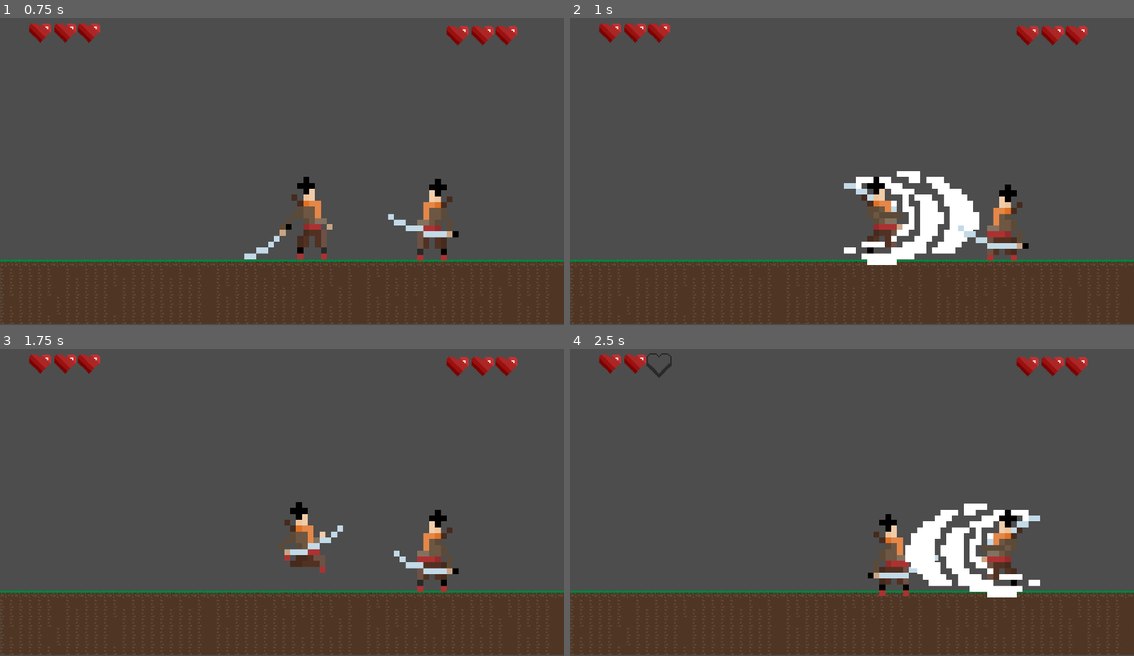
Above: before the commit, frames 1-4 (two rows, left to right).
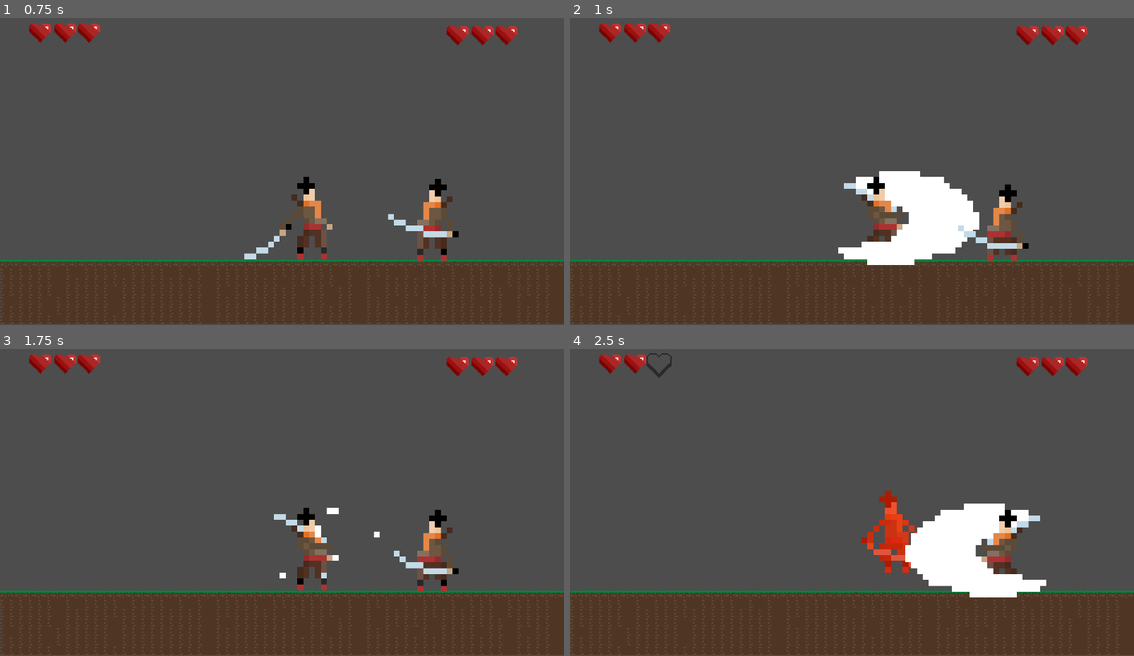
Above: after the commit, the same moments.

Repository: joaokanta/fighting-game
Game: Godot game, scene res://main.tscn
The game is run twice, just before and just after one commit, with the same random seed, the same clock (stepped at 60 frames per second) and the same inputs.
Inputs:
- Up to frame 1 (0.75 s): hold D (player_1_move_right) from 0.53 s (still down); tap J (player_1_attack) at 0.6 s
- Up to frame 2 (1 s): keep holding D (player_1_move_right)
- Up to frame 3 (1.75 s): release D (player_1_move_right) at 1.28 s; hold A (player_1_move_left) from 1.28 s (still down); tap K (player_1_parry) at 1.35 s
- Up to frame 4 (2.5 s): release A (player_1_move_left) at 2.03 s; hold D (player_1_move_right) from 2.03 s (still down); tap N (player_2_attack) at 2.1 s

Frame 1 is identical in both runs. In frame 2, 1.4% of the frame differs, in the area x 47-68%, y 49-81%; in frame 3, 1.3%; in frame 4, 2.9%, in the area x 51-85%, y 46-81%.

Commit message:
Fixed bugs caused by refactoring

Diff:
--- a/player.gd
+++ b/player.gd
@@ -9,18 +9,18 @@
 
 var health = 3
 
-var STARTING_ATTACK = 'starting_attack'
-var ATTACKING = 'attacking'
-var TAKING_DAMAGE = 'taking_damage'
-var POST_ATTACK = 'post_attack'
-var DEAD = 'dead'
-var DYING = 'dying'
-var BLOCKSTUN = 'blockstun'
-var PARRYING = 'parrying'
-var FAILED_PARRY = 'failed_parry'
-var COUNTER_ATTACKING = 'counter_attacking'
-var IDLE = 'idle'
-var WALKING = 'walk'
+const STARTING_ATTACK = 'attack_startup'
+const ATTACKING = 'attack'
+const TAKING_DAMAGE = 'take_damage'
+const POST_ATTACK = 'post_attack'
+const DEAD = 'dead'
+const DYING = 'dying'
+const BLOCKSTUN = 'block'
+const PARRYING = 'parry'
+const FAILED_PARRY = 'failed_parry'
+const COUNTER_ATTACKING = 'counter_attack'
+const IDLE = 'idle'
+const WALKING = 'walk'
 
 var flipped = false
 var blocking = false
@@ -30,24 +30,14 @@
 var ATTACK_COMMAND = "null"
 var PARRY_COMMAND = "null"
 
-var states = {
-	ATTACKING: 'attack',
-	BLOCKSTUN: 'block',
-	COUNTER_ATTACKING: 'counter_attack',
-	DEAD: 'dead',
-	DYING: 'dying',
-	IDLE: 'idle',
-	POST_ATTACK: 'post_attack',
-	STARTING_ATTACK: 'attack_startup',
-	TAKING_DAMAGE: 'take_damage',
-	WALKING: 'walk',
-	FAILED_PARRY: 'failed_parry',
-	PARRYING: 'parry'
-}
 
 var STATE = IDLE
 
-func isState(state):
+var executing_action = false
+var action_queue = []
+var action_time = 0
+
+func is_state(state):
 	return STATE in state
 
 # Called when the node enters the scene tree for the first time.
@@ -57,44 +47,80 @@
 
 # Called every frame. 'delta' is the elapsed time since the previous frame.
 func _process(delta):
-	if isState([DYING, DEAD]):
-		$AnimatedSprite2D.animation = states[STATE]
+	if is_state([DEAD]):
+		$AnimatedSprite2D.animation = STATE
 		return
 
 	var velocity = Vector2.ZERO
-
-	if not is_movement_blocked():
-		if Input.is_action_pressed(MOVE_RIGHT):
-			blocking = false
-			if flipped:
-				blocking = true
-			velocity.x += speed
-		if Input.is_action_pressed(MOVE_LEFT):
-			blocking = true
-			if flipped:
-				blocking = false
-			velocity.x -= speed * 0.75
-
-		if velocity.x != 0:
-			STATE = WALKING
-		else:
-			STATE = IDLE
-
+	if action_queue.size() > 0:
+		process_action(delta)
+	else:
+		set_idle()
+
+		velocity = get_velocity()
 		if Input.is_action_just_pressed(ATTACK_COMMAND):
 			attack()
 		if Input.is_action_just_pressed(PARRY_COMMAND):
 			parry()
-	else:
-		if isState(BLOCKSTUN):
-			blocking = true
-			velocity.x += get_knockback(1.2)
-		elif isState(TAKING_DAMAGE):
-			velocity.x += get_knockback(0.8)
-
-	$AnimatedSprite2D.animation = states[STATE]
+
+	set_blocking(velocity)
+
+	$AnimatedSprite2D.animation = STATE
+	set_player_position(velocity, delta)
+
+func set_player_position(velocity, delta):
+	if is_state(BLOCKSTUN):
+		velocity.x += get_knockback(0.3)
+	elif is_state(TAKING_DAMAGE):
+		velocity.x += get_knockback(0.5)
+
 	position += velocity * delta
 	position = position.clamp(Vector2(100, 0), screen_size - Vector2(100, 0))
 
+func set_idle():
+	$Hitbox.set_deferred("monitorable", false)
+	$Hurtbox.set_deferred("monitoring", true)
+	STATE = IDLE
+
+func set_blocking(velocity):
+	if is_movement_blocked():
+		blocking = false
+		return
+
+	if velocity.x == 0:
+		blocking = true
+		return
+
+	blocking = velocity.x < 0
+	if flipped:
+		blocking = !blocking
+
+func get_velocity():
+	var velocity = Vector2.ZERO
+	if  Input.is_action_pressed(MOVE_RIGHT) and Input.is_action_pressed(MOVE_LEFT):
+		return velocity
+	elif Input.is_action_pressed(MOVE_RIGHT):
+		velocity.x += speed
+		STATE = WALKING
+	elif Input.is_action_pressed(MOVE_LEFT):
+		velocity.x -= speed * 0.75
+		STATE = WALKING
+
+	return velocity
+
+func process_action(delta):
+	STATE = action_queue[0][0]
+	if not executing_action:
+		action_time = action_queue[0][1]
+		executing_action = true
+	elif action_time < 0:
+		call(action_queue[0][2])
+		executing_action = false
+		action_queue.remove_at(0)
+	else:
+		action_time -= delta
+
+	$AnimatedSprite2D.animation = STATE
 
 func get_knockback(multi):
 	if not flipped:
@@ -103,7 +129,7 @@
 
 
 func is_movement_blocked():
-	return STATE in [ATTACKING, TAKING_DAMAGE, POST_ATTACK, BLOCKSTUN, STARTING_ATTACK, COUNTER_ATTACKING, PARRYING, FAILED_PARRY]
+	return STATE in [ATTACKING, TAKING_DAMAGE, POST_ATTACK, BLOCKSTUN, STARTING_ATTACK, COUNTER_ATTACKING, PARRYING, FAILED_PARRY, DYING, DEAD]
 
 func set_commands(move_left, move_right, attack_command, parry_command):
 	self.MOVE_LEFT = move_left
@@ -116,60 +142,61 @@
 	flipped = not flipped
 	set_scale(Vector2(-1,1))
 
-
+## ATTACK
 func attack():
-	STATE = STARTING_ATTACK
-	await get_tree().create_timer(0.2).timeout
-	STATE = ATTACKING
-	$Hurtbox.monitorable = true
-	await get_tree().create_timer(0.4).timeout
-	$Hurtbox.monitorable = false
-	STATE = POST_ATTACK
-	await get_tree().create_timer(0.4).timeout
-	STATE = IDLE
+	action_queue.append([STARTING_ATTACK, 0.2, HITBOX_ON])
+	action_queue.append([ATTACKING, 0.4, HITBOX_OFF])
+	action_queue.append([POST_ATTACK, 0.4, NO_OP])
+
+const NO_OP = "no_op"
+func no_op():
+	pass
+
+const HITBOX_ON = "hitbox_on"
+func hitbox_on():
+	$Hitbox.set_deferred("monitorable", true)
+
+const HITBOX_OFF = "hitbox_off"
+func hitbox_off():
+	$Hitbox.set_deferred("monitorable", false)
+
+const HITSTUN_ON = "hitstun_on"
+func hitstun_on():
+	$Hitbox.set_deferred("monitorable", false)
+	$Hurtbox.set_deferred("monitoring", false)
+
+func dead():
+	STATE = DEAD
+
+func clear_action_queue():
+	executing_action = false
+	action_queue = []
 
 func parry():
-	STATE = PARRYING
-	$ParryTimer.start()
-
-func _on_parry_timer_timeout():
-	STATE = FAILED_PARRY
-	await get_tree().create_timer(0.4).timeout
-	STATE = IDLE
-
-
-func _on_hitbox_area_entered(_area):
-	if isState(PARRYING):
-		$ParryTimer.stop()
-		parried.emit()
-		$Hitbox.set_deferred("monitoring", false)
-		await get_tree().create_timer(0.85).timeout
-
-		STATE = COUNTER_ATTACKING
-		$Hurtbox.set_deferred("monitorable", true)
-		await get_tree().create_timer(0.3).timeout
-
-		$Hitbox.set_deferred("monitoring", true)
-		$Hurtbox.set_deferred("monitorable", false)
-		STATE = IDLE
+	action_queue.append([PARRYING, 0.2, NO_OP])
+	action_queue.append([FAILED_PARRY, 0.4, NO_OP])
+
+func _on_hurtbox_area_entered(_area):
+	if is_state(PARRYING):
+		# parried.emit()
+		clear_action_queue()
+
+		action_queue.append([PARRYING, 0.85, HITBOX_ON])
+		action_queue.append([COUNTER_ATTACKING, 0.3, HITBOX_OFF])
+		action_queue.append([POST_ATTACK, 0.4, NO_OP])
 		return
 
 	if blocking:
-		STATE = BLOCKSTUN
-		await get_tree().create_timer(0.8).timeout
-		STATE = IDLE
+		clear_action_queue()
+		action_queue.append([BLOCKSTUN, 0.4, NO_OP])
 		return
 
 	health -= 1
 	take_damage.emit()
 	if health > 0:
-		$Hurtbox.set_deferred("monitorable", false)
-		STATE = TAKING_DAMAGE
-		await get_tree().create_timer(0.4).timeout
-
-		STATE = IDLE
-		return
-
-	STATE = DYING
-	await get_tree().create_timer(0.4).timeout
-	STATE = DEAD
+		clear_action_queue()
+		action_queue.append([TAKING_DAMAGE, 0.4, NO_OP])
+		return
+
+	clear_action_queue()
+	action_queue.append([DYING, 0.4, DEAD])
--- a/player.tscn
+++ b/player.tscn
@@ -31,6 +31,9 @@
 [ext_resource type="Texture2D" uid="uid://btuljiylvwmj2" path="res://sprites/Character/DefaultSkin/run_anim/with sword/walking_animation8.png" id="12_xjwgd"]
 [ext_resource type="Texture2D" uid="uid://cgvf4o0uu8j0o" path="res://sprites/Character/DefaultSkin/deflect_vertical_anim/with effects/deflect_vertical_animation3.png" id="13_2ax8h"]
 [ext_resource type="Texture2D" uid="uid://b8wgcr3lp1mbd" path="res://sprites/Character/DefaultSkin/deflect_vertical_anim/with effects/deflect_vertical_animation5.png" id="15_r6qn3"]
+[ext_resource type="Texture2D" uid="uid://cjp4vjiwbhqq1" path="res://sprites/Character/DefaultSkin/idle_anim/without sword/idle_animation1.png" id="22_5isi1"]
+[ext_resource type="Texture2D" uid="uid://cmyx2mdk7svh3" path="res://sprites/Character/DefaultSkin/idle_anim/without sword/idle_animation2.png" id="23_ksh1m"]
+[ext_resource type="Texture2D" uid="uid://cl3i16q34dc4y" path="res://sprites/Character/DefaultSkin/idle_anim/without sword/idle_animation3.png" id="24_ushvq"]
 
 [sub_resource type="SpriteFrames" id="SpriteFrames_xmcfu"]
 animations = [{
@@ -166,6 +169,20 @@
 }],
 "loop": true,
 "name": &"post_attack",
+"speed": 5.0
+}, {
+"frames": [{
+"duration": 1.0,
+"texture": ExtResource("22_5isi1")
+}, {
+"duration": 1.0,
+"texture": ExtResource("23_ksh1m")
+}, {
+"duration": 1.0,
+"texture": ExtResource("24_ushvq")
+}],
+"loop": true,
+"name": &"round start",
 "speed": 5.0
 }, {
 "frames": [{
@@ -225,30 +242,26 @@
 position = Vector2(-2.00006, -2.99994)
 scale = Vector2(20, 20)
 sprite_frames = SubResource("SpriteFrames_xmcfu")
-animation = &"dead"
-
-[node name="Hurtbox" type="Area2D" parent="."]
+animation = &"round start"
+frame_progress = 0.555298
+
+[node name="Hitbox" type="Area2D" parent="."]
 position = Vector2(173, -6)
 monitoring = false
 monitorable = false
 metadata/_edit_group_ = true
 
-[node name="CollisionShape2D" type="CollisionShape2D" parent="Hurtbox"]
+[node name="CollisionShape2D" type="CollisionShape2D" parent="Hitbox"]
 position = Vector2(0, 1)
 shape = SubResource("RectangleShape2D_kf7ui")
 
-[node name="Hitbox" type="Area2D" parent="."]
+[node name="Hurtbox" type="Area2D" parent="."]
 position = Vector2(-34, -4)
 monitorable = false
 metadata/_edit_group_ = true
 
-[node name="CollisionShape2D" type="CollisionShape2D" parent="Hitbox"]
+[node name="CollisionShape2D" type="CollisionShape2D" parent="Hurtbox"]
 position = Vector2(1, 1)
 shape = SubResource("RectangleShape2D_66aqb")
 
-[node name="ParryTimer" type="Timer" parent="."]
-wait_time = 0.2
-one_shot = true
-
-[connection signal="area_entered" from="Hitbox" to="." method="_on_hitbox_area_entered"]
-[connection signal="timeout" from="ParryTimer" to="." method="_on_parry_timer_timeout"]
+[connection signal="area_entered" from="Hurtbox" to="." method="_on_hurtbox_area_entered"]
Not shown: 1 places in player.tscn that only renumber resources
Not shown, added: sprites/Character/DefaultSkin/deflect_vertical_anim/with effects/mixkit-heavy-sword-hit-2794.wav.import
Not shown, added: sprites/Character/DefaultSkin/deflect_vertical_anim/with effects/mixkit-sword-slides-a-body-2791.wav.import
Not shown, removed: sprites/Character/DefaultSkin/.DS_Store
Not shown, removed: sprites/Character/DefaultSkin/climb_anim/.DS_Store
Not shown, removed: sprites/Character/DefaultSkin/crouch_anim/.DS_Store
Not shown, removed: sprites/Character/DefaultSkin/crouch_anim/with sword/.DS_Store
Not shown, removed: sprites/Character/DefaultSkin/defend_horizontal_anim/.DS_Store
Not shown, removed: sprites/Character/DefaultSkin/deflect_horizontal_anim/.DS_Store
Not shown, removed: sprites/Character/DefaultSkin/deflect_vertical_anim/.DS_Store
Not shown, removed: sprites/Character/DefaultSkin/deflect_vertical_anim/no effects/.DS_Store
Not shown, added: sprites/Character/DefaultSkin/deflect_vertical_anim/with effects/mixkit-dagger-woosh-1487.wav
(and 19 more such lines)
